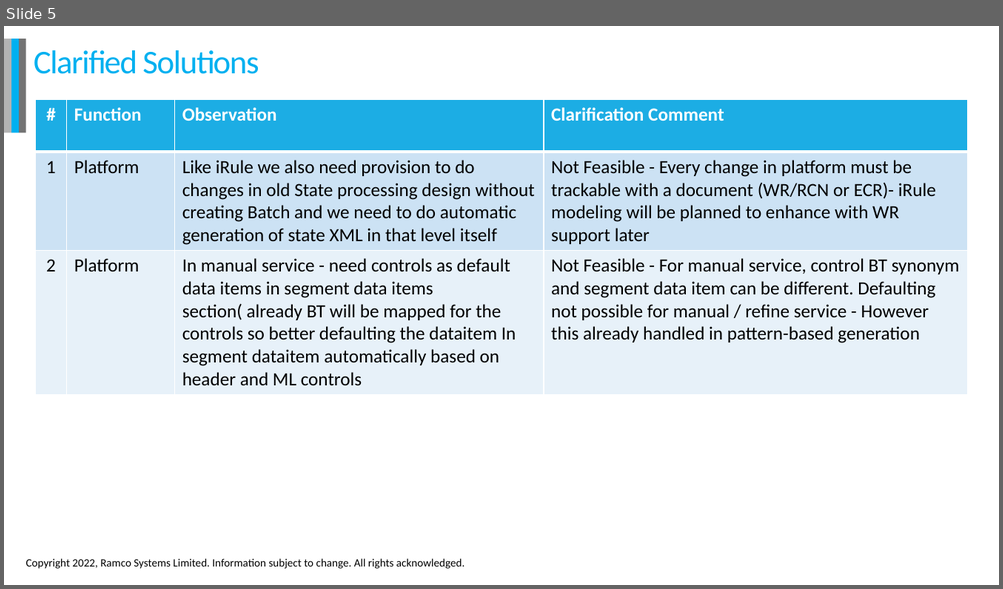
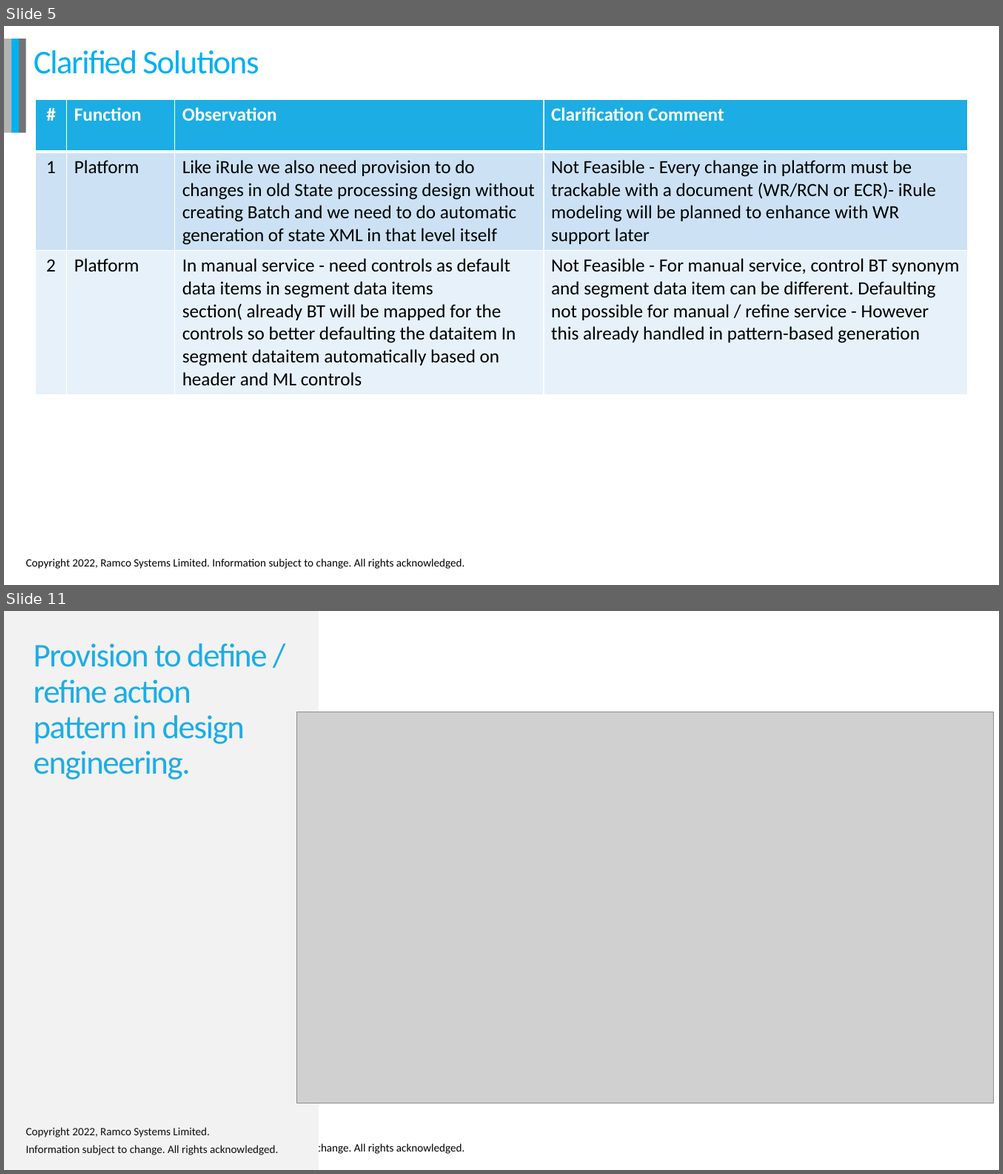
Before and after one commit to jeyalatha/SystemBackup, a slide deck: HRP Developer Productivity.pptx. Shown one above the other, each under a label of ours: slide 5 before the commit, slides 5 and 11 after it; the slides between them are not shown. The pictures are 1003x589 and 1003x1174 pixels, drawn with LibreOffice and Linux fonts; fonts in the diff are those of the drawing; grey boxes stand for pictures; background and template pictures are left out. Boxes give left, top, right and bottom in pixels: in the first picture for what was removed or moved away, otherwise in the second. Text is boxed around its words. In the diff, an @@ line names an element or a change of style, - is before the commit and + after.

```diff
--- a/HRP Developer Productivity.pptx
+++ b/HRP Developer Productivity.pptx
@@ slide 11 added at [4, 611, 999, 1170], background #FFFFFF; not listed: 1 template element that a slide beside it also shows @@
@@ rectangle added at [4, 611, 318, 1170], fill #F2F2F2 @@
@@ title added at [34, 644, 267, 780], 32 pt, text #1CADE4 @@
+Provision to define / refine action pattern in design engineering.
@@ picture added at [296, 712, 993, 1103] @@
@@ text added at [26, 1128, 278, 1156], 10.8 pt, text #0D0D0D @@
+Copyright 2022, Ramco Systems Limited.
+Information subject to change. All rights acknowledged.
```
Also in this commit, not shown: 2 slides changed, 8 other slides added, 17 other files.
